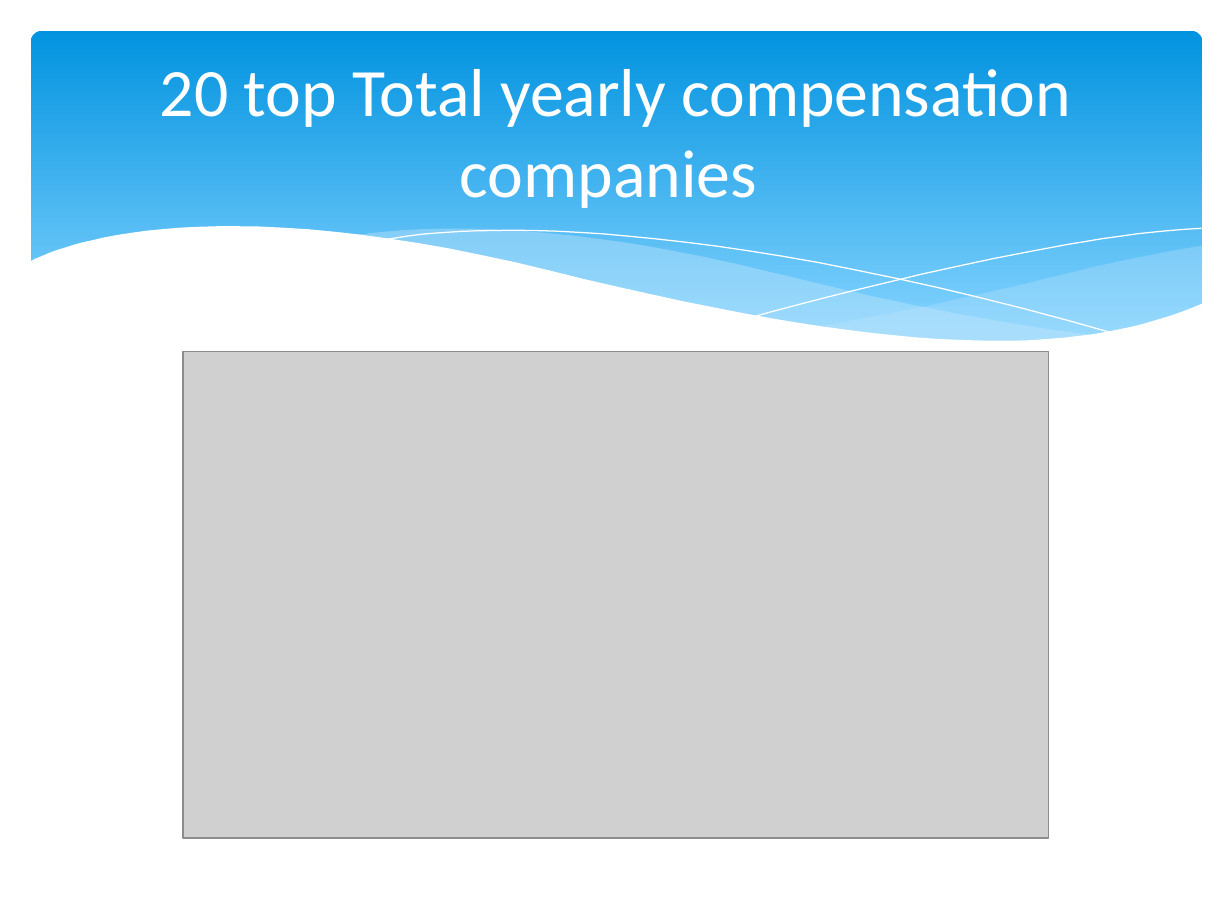
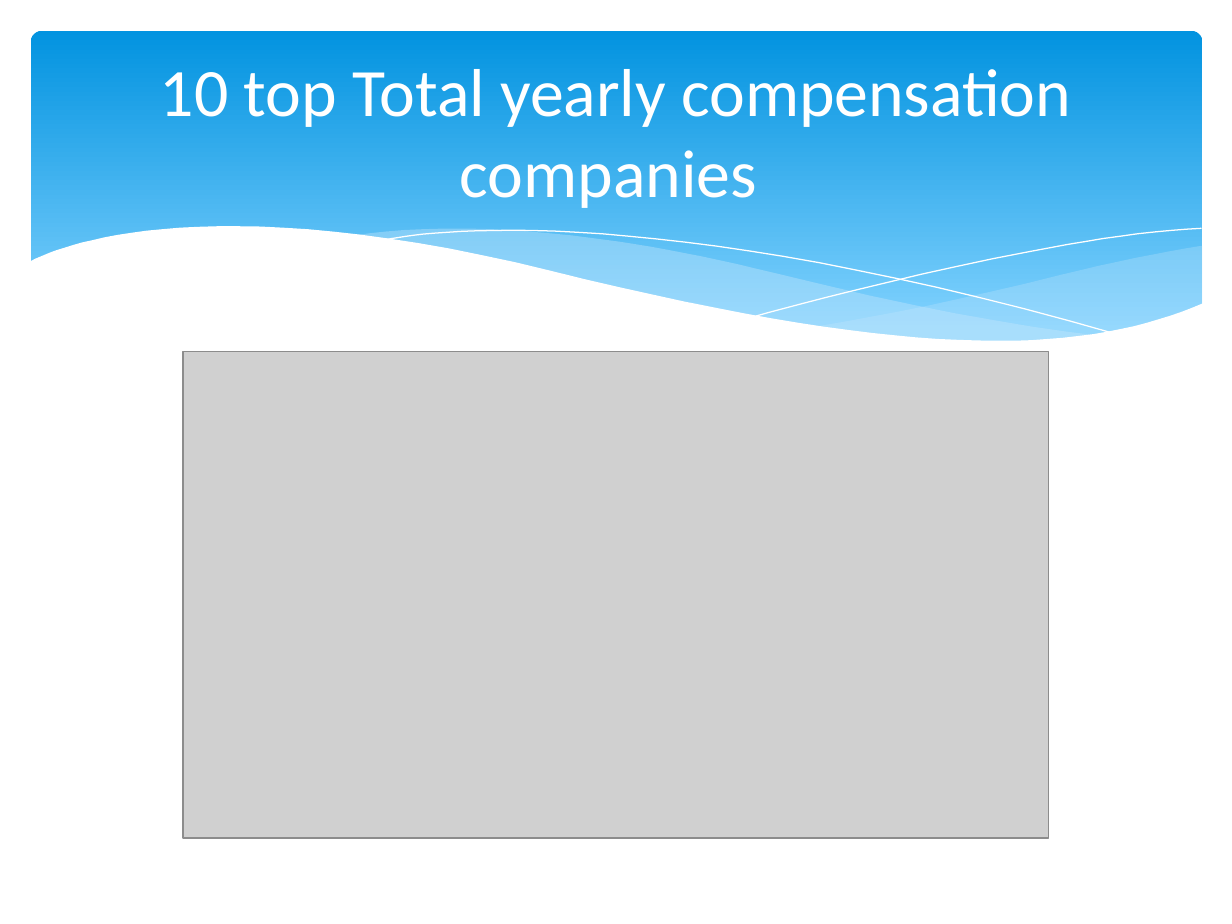
Before and after one commit to Gixi0612/IronLabs, a slide deck: slide 11 of Module 1/Project_3/Project_3 (1).pptx. Drawn at 1232x924 pixels with LibreOffice and Linux fonts; fonts in the diff are those of the drawing; grey boxes stand for pictures. Boxes give left, top, right and bottom in pixels: in the first picture for what was removed or moved away, otherwise in the second. Text is boxed around its words. In the diff, an @@ line names an element or a change of style, - is before the commit and + after.

```diff
--- a/Module 1/Project_3/Project_3 (1).pptx
+++ b/Module 1/Project_3/Project_3 (1).pptx
@@ title at (160, 69, 1071, 208): text changed @@
-20 top Total yearly compensation companies
+10 top Total yearly compensation companies
```
